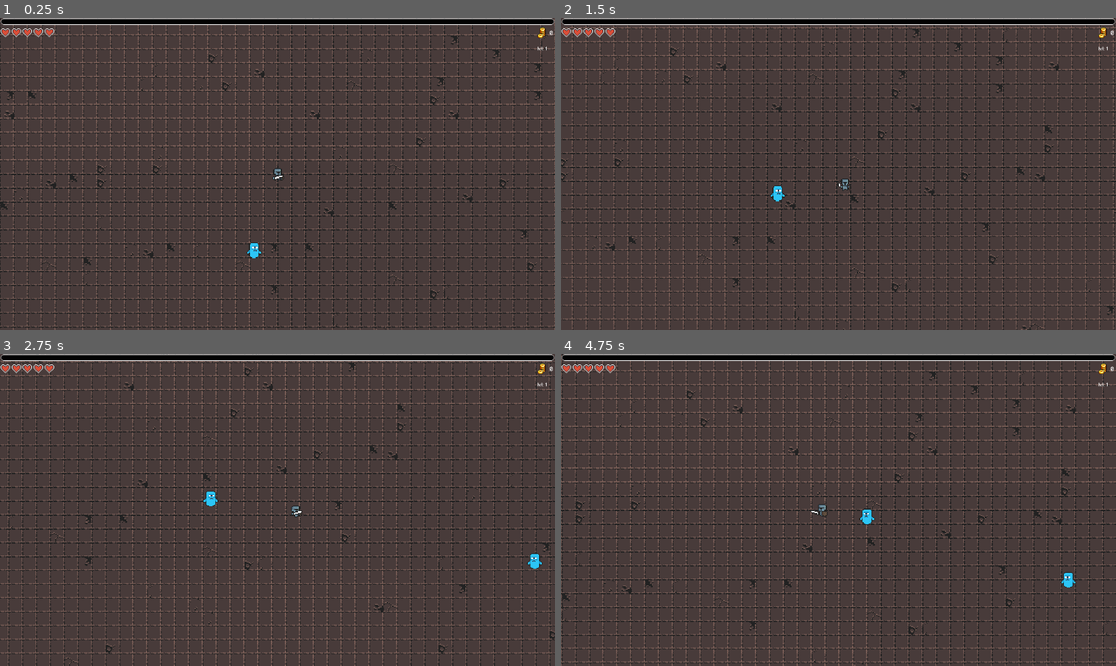
Above: before the commit, frames 1-4 (two rows, left to right).
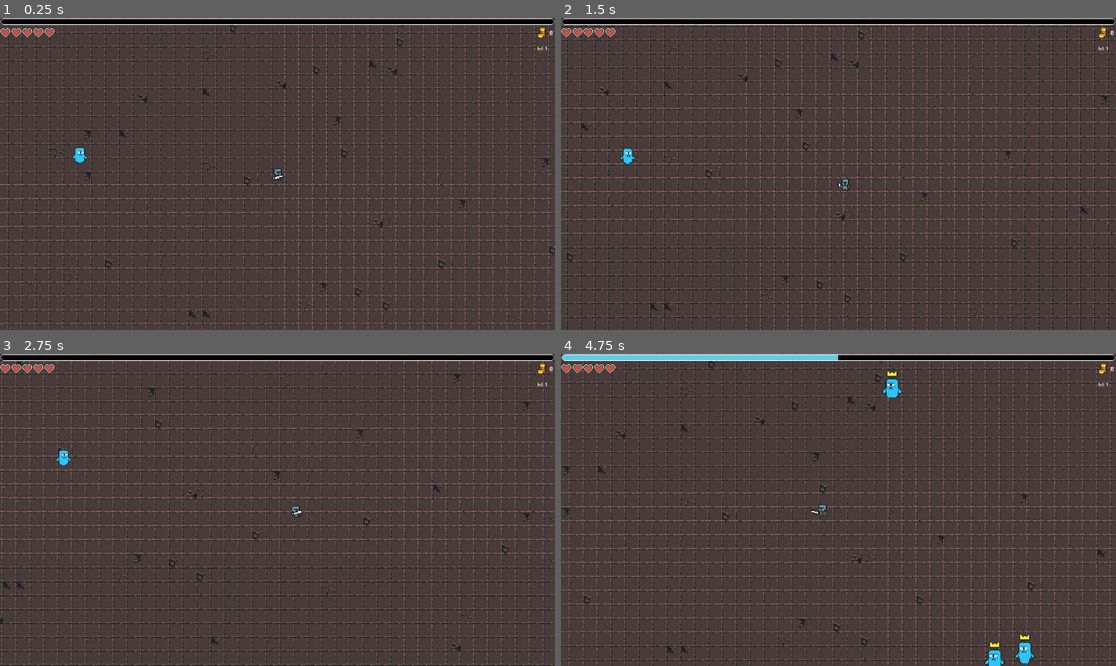
Above: after the commit, the same moments.

Repository: ErikpvDev/Proyecto-intermodular
Game: Godot game, scene res://Scenes/Levels/Level01/level_01.tscn
Two runs of this game, one before a commit and one after it. Both use one fixed random seed, a clock stepped at 60 frames per second and the inputs below. The engine's default icon, where the game draws it, is replaced by a stand-in: a white triangle on a blue panel in a dark square.
Inputs:
- Up to frame 1 (0.25 s): no input
- Up to frame 2 (1.5 s): hold D (right) 0.53-1.28 s; tap Shift (dash) at 0.6, 1.35 s; hold S (down) from 1.28 s (still down)
- Up to frame 3 (2.75 s): release S (down) at 2.03 s; hold D (right) from 2.03 s (still down); tap Shift (dash) at 2.1 s
- Up to frame 4 (4.75 s): release D (right) at 2.78 s; hold W (up) 2.78-3.53 s; tap Shift (dash) at 2.85, 3.6, 4.35 s; hold A (left) from 3.53 s (still down)

The runs differ from the first frame. In frame 1, 30% of the frame differs, in the area x 0-100%, y 0-100%; in frame 2, 30%; in frame 3, 29%; in frame 4, 31%.

Commit message:
Spawn aletorio,sistema oleada, elite
Sistema de Spawn aleatorio y fuera de la cam.

Sistema de oleadas implementado.

Probabilidad de que spawnen enemigos elite, la probabilidad va escalando con las rondas

Diff:
--- a/Scenes/Enemies/enemigo.gd
+++ b/Scenes/Enemies/enemigo.gd
@@ -4,16 +4,23 @@
 var speed = 80
 @onready var target = $"../../Character"
 @onready var health: Node = $Health
+@onready var spawn = $"../../Spawn"
 @onready var exp_drop_scene = preload("res://Scenes/Exp_drop/Exp_drop.tscn")
-var exp_value = 100
+var exp_value=100
+var elite
+
+func _ready() -> void:
+	if elite:
+		$AnimatedSprite2D.play("elite_walking")
+	else:
+		$AnimatedSprite2D.play("walking")
 
 func animation():
+
 	if velocity.x>0:
 		$AnimatedSprite2D.flip_h=false
-		$AnimatedSprite2D.play("walking")
 	else:
 		$AnimatedSprite2D.flip_h=true
-		$AnimatedSprite2D.play("walking")
 
 func drop_exp():
 	var exp_drop = exp_drop_scene.instantiate()
@@ -22,6 +29,7 @@
 	get_parent().call_deferred("add_child",exp_drop)
 
 func die():
+	spawn.enemy_death()
 	drop_exp()
 	queue_free()
 
--- a/Scenes/Enemies/enemigo.tscn
+++ b/Scenes/Enemies/enemigo.tscn
@@ -1,8 +1,25 @@
-[gd_scene load_steps=14 format=3 uid="uid://qffsk1wiwj24"]
+[gd_scene load_steps=19 format=3 uid="uid://qffsk1wiwj24"]
 
 [ext_resource type="Script" uid="uid://bfxa6lm2jll3u" path="res://Scenes/Enemies/enemigo.gd" id="1_bscoh"]
 [ext_resource type="PackedScene" uid="uid://dysmu2ylvmkhx" path="res://Scenes/Character/Health.tscn" id="2_cepw7"]
-[ext_resource type="Texture2D" uid="uid://bophuoi6hyd5" path="res://assets/sprites/Enemies/Ghost01/creature-sheet (1).png" id="3_cepw7"]
+[ext_resource type="Texture2D" uid="uid://bophuoi6hyd5" path="res://assets/sprites/Enemies/Ghost01/walking.png" id="3_cepw7"]
+[ext_resource type="Texture2D" uid="uid://cfwgnbydukk2u" path="res://assets/sprites/Enemies/Ghost01/elite_walking.png" id="3_sb7m0"]
+
+[sub_resource type="AtlasTexture" id="AtlasTexture_rh0mr"]
+atlas = ExtResource("3_sb7m0")
+region = Rect2(0, 0, 24, 48)
+
+[sub_resource type="AtlasTexture" id="AtlasTexture_swrua"]
+atlas = ExtResource("3_sb7m0")
+region = Rect2(24, 0, 24, 48)
+
+[sub_resource type="AtlasTexture" id="AtlasTexture_p5pns"]
+atlas = ExtResource("3_sb7m0")
+region = Rect2(48, 0, 24, 48)
+
+[sub_resource type="AtlasTexture" id="AtlasTexture_g0673"]
+atlas = ExtResource("3_sb7m0")
+region = Rect2(72, 0, 24, 48)
 
 [sub_resource type="AtlasTexture" id="AtlasTexture_cepw7"]
 atlas = ExtResource("3_cepw7")
@@ -22,6 +39,23 @@
 
 [sub_resource type="SpriteFrames" id="SpriteFrames_rh0mr"]
 animations = [{
+"frames": [{
+"duration": 1.0,
+"texture": SubResource("AtlasTexture_rh0mr")
+}, {
+"duration": 1.0,
+"texture": SubResource("AtlasTexture_swrua")
+}, {
+"duration": 1.0,
+"texture": SubResource("AtlasTexture_p5pns")
+}, {
+"duration": 1.0,
+"texture": SubResource("AtlasTexture_g0673")
+}],
+"loop": true,
+"name": &"elite_walking",
+"speed": 5.0
+}, {
 "frames": [{
 "duration": 1.0,
 "texture": SubResource("AtlasTexture_cepw7")
@@ -93,7 +127,7 @@
 
 [node name="AnimatedSprite2D" type="AnimatedSprite2D" parent="."]
 sprite_frames = SubResource("SpriteFrames_rh0mr")
-animation = &"walking"
+animation = &"elite_walking"
 
 [node name="CollisionShape2D" type="CollisionShape2D" parent="."]
 visible = false
--- a/Scenes/Levels/Level01/level_01.tscn
+++ b/Scenes/Levels/Level01/level_01.tscn
@@ -21,6 +21,7 @@
 
 [node name="Character" parent="." index="2" instance=ExtResource("2_uhf17")]
 z_index = 1
+position = Vector2(215, 131)
 
 [node name="Enemies" parent="." index="3" instance=ExtResource("4_rgqva")]
 
@@ -28,6 +29,7 @@
 position = Vector2(-33, 104)
 
 [node name="Spawn" parent="." index="4" instance=ExtResource("5_lrq68")]
+time_between_waves = null
 
 [node name="Collisions" type="StaticBody2D" parent="." index="5"]
 
--- a/Scenes/Spawn/spawn.gd
+++ b/Scenes/Spawn/spawn.gd
@@ -1,49 +1,93 @@
 extends Node2D
 
 @onready var current_wave=1
+var base_elite_chance = 0.02
+var elite_prob_percent
 
-@onready var enemy_dict={
-	1:6,
-	2:12,
-	3:18,
-	4:24,
-	5:30
+@onready var enemy_dict = {
+	1: [6, 1.1],
+	2: [12,1.1],
+	3: [18,1.1],
+	4: [24,1.1],
+	5: [30,1.7],   # Primer mini-jefe
+	6: [36,1.54],
+	7: [42,1.65],
+	8: [50,1.77],
+	9: [58,1.88],
+	10: [70,2.0],  # Jefe intermedio
+	11: [75,2.12],
+	12: [82,2.24],
+	13: [90,2.37],
+	14: [100,2.5],
+	15: [115,2.63],  # Mini-jefe
+	16: [125,2.76],
+	17: [138,2.89],
+	18: [150,3.02],
+	19: [165,3.16],
+	20: [185,3.3],  # Jefe mayor
+	21: [200,3.44],
+	22: [220,3.58],
+	23: [240,3.72],
+	24: [265,3.86],
+	25: [300,4.0]   # Ronda final o jefe supremo
 }
 
 @onready var enemy=preload("res://Scenes/Enemies/enemigo.tscn")
 @onready var dead_enemies=0
+@onready var camera = $"../Character/Camera2D"
+
+var elite_multiplier = {}
+@export var time_between_waves: float = 1
 
 func _ready():
-	update_wave(current_wave)
+	update_wave()
+
 
 func enemy_death():
 	dead_enemies+=1
-	if dead_enemies==enemy_dict[current_wave]:
+	if dead_enemies==enemy_dict[current_wave][0]:
 		dead_enemies=0
-		$BetweenWaves.start()
+		await get_tree().create_timer(time_between_waves).timeout
+		current_wave+=1
+		update_wave()
+
+func get_valid_spawnpoint(cam):
+	# The viewport of the camera
+	var vp = Rect2(
+		cam.get_screen_center_position() - get_viewport_rect().size / 2 / cam.zoom,
+		get_viewport_rect().size / cam.zoom
+	)
+
+	var point
+
+	#Check if its a valid spawnpoint(is not in cam)
+	while true:
+		point = Vector2(randi_range(-480,951),randi_range(-360,615))
+		if not vp.has_point(point):
+			return point
+
 
 func spawn_enemies():
-	for i in range(enemy_dict[current_wave]):
-		var e=enemy.instantiate()
-		e.position=get_child(randi_range(0,get_child_count()-1)).position
-		$"../Enemies".add_child(e)
-		#Delay entre spawn de enemigos
-		await get_tree().create_timer(1).timeout
+	#Spawn the enemies in the valid spawnpoints
+	for i in range(enemy_dict[current_wave][0]):
+		if randi_range(0,100)<100:
+			var e=enemy.instantiate()
+			e.scale = e.scale*1.3
+			e.position=get_valid_spawnpoint(camera)
+			e.elite=true
+			$"../Enemies".add_child(e)
+			await get_tree().create_timer(1).timeout
+		else:
+			var e=enemy.instantiate()
+			e.position=get_valid_spawnpoint(camera)
+			$"../Enemies".add_child(e)
+			#Delay entre spawn de enemigos
+			await get_tree().create_timer(1).timeout
 
-func update_wave(wave:int):
-	match wave:
-		1:
-			print("Level one")
-		2:
-			print("Level two")
-		3:
-			print("Level three")
-		4:
-			print("Level four")
-		5:
-			print("Level five")
+
+func update_wave():
+	var prob
+	for rondas in enemy_dict:
+		prob = base_elite_chance * enemy_dict[rondas][1]
+		elite_prob_percent = snapped(prob * 100, 2)
 	spawn_enemies()
-
-func _on_between_waves_timeout():
-	current_wave+=1
-	update_wave(current_wave)
Not shown, changed: Observaciones.txt
Binary file added: assets/sprites/Enemies/Ghost01/elite_walking.png
Not shown, added: assets/sprites/Enemies/Ghost01/elite_walking.png.import
Renamed: assets/sprites/Enemies/Ghost01/creature-sheet (1).png -> assets/sprites/Enemies/Ghost01/walking.png
Not shown, changed: assets/sprites/Enemies/Ghost01/walking.png.import
Not shown, added: Scenes/Spawn/spawn.tscn3330661754.tmp
